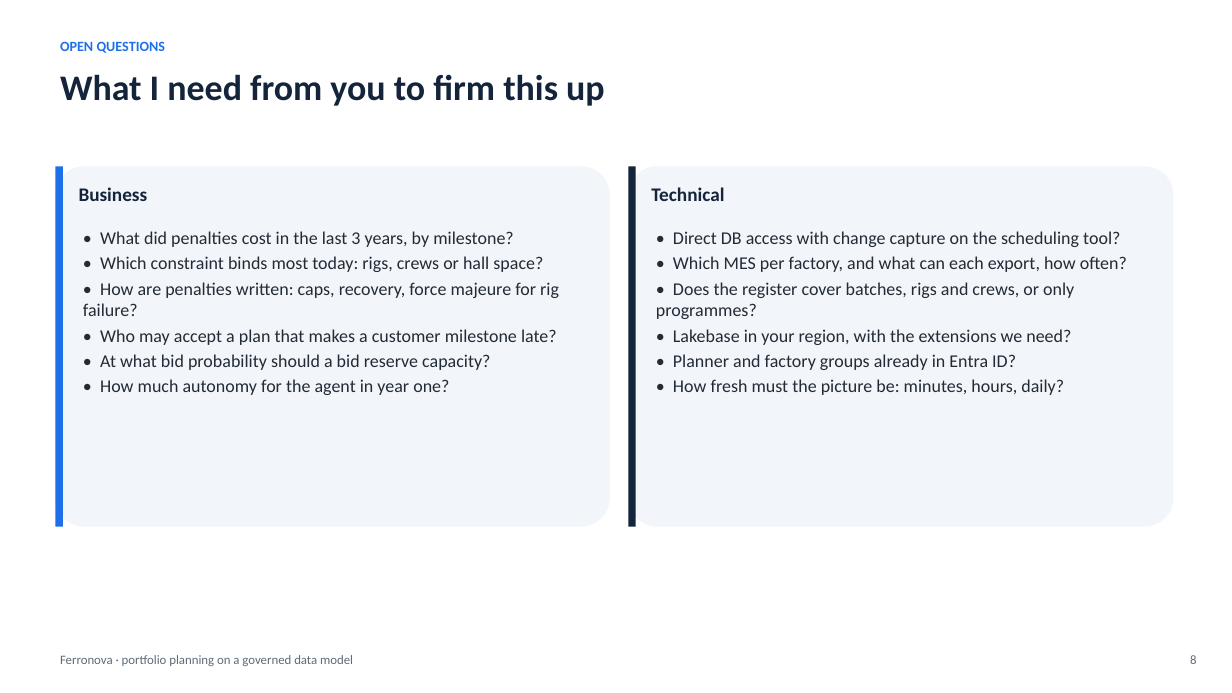
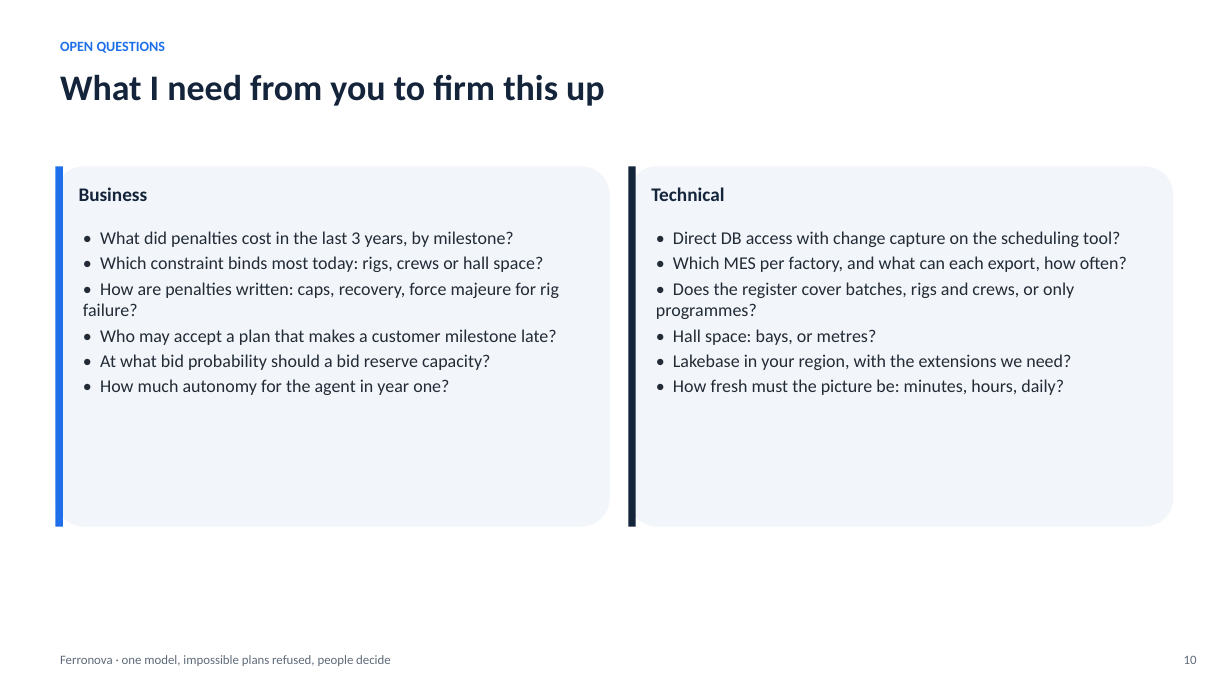
Before and after one commit to rpad300/ULTRA_IA_ASSISTANT, a slide deck: slide 10 of docs/ferronova-takehome/ferronova-pitch.pptx (slide 8 before the commit). Drawn at 1232x693 pixels with LibreOffice and Linux fonts; fonts in the diff are those of the drawing. Boxes give left, top, right and bottom in pixels: in the first picture for what was removed or moved away, otherwise in the second. Text is boxed around its words. In the diff, an @@ line names an element or a change of style, - is before the commit and + after.

```diff
--- a/docs/ferronova-takehome/ferronova-pitch.pptx
+++ b/docs/ferronova-takehome/ferronova-pitch.pptx
@@ text at (673, 329, 877, 345): paragraph added @@
+• Hall space: bays, or metres?
@@ text at (673, 354, 1016, 370): paragraph removed @@
-• Planner and factory groups already in Entra ID?
@@ text at (60, 655, 391, 666): text changed @@
-Ferronova · portfolio planning on a governed data model
+Ferronova · one model, impossible plans refused, people decide
@@ text at (1184, 655, 1197, 664): text changed @@
-8
+10
```
Also in this commit, not shown: 11 other slides changed, 4 slides added, 2 slides removed, 14 other files.
